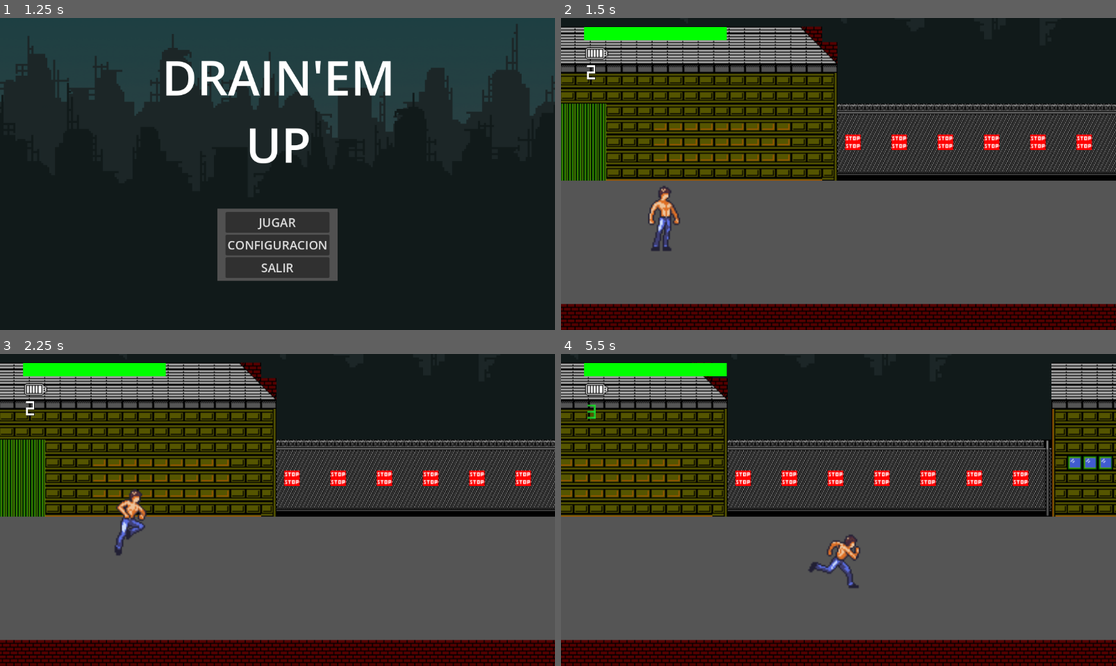
Above: before the commit, frames 1-4 (two rows, left to right).
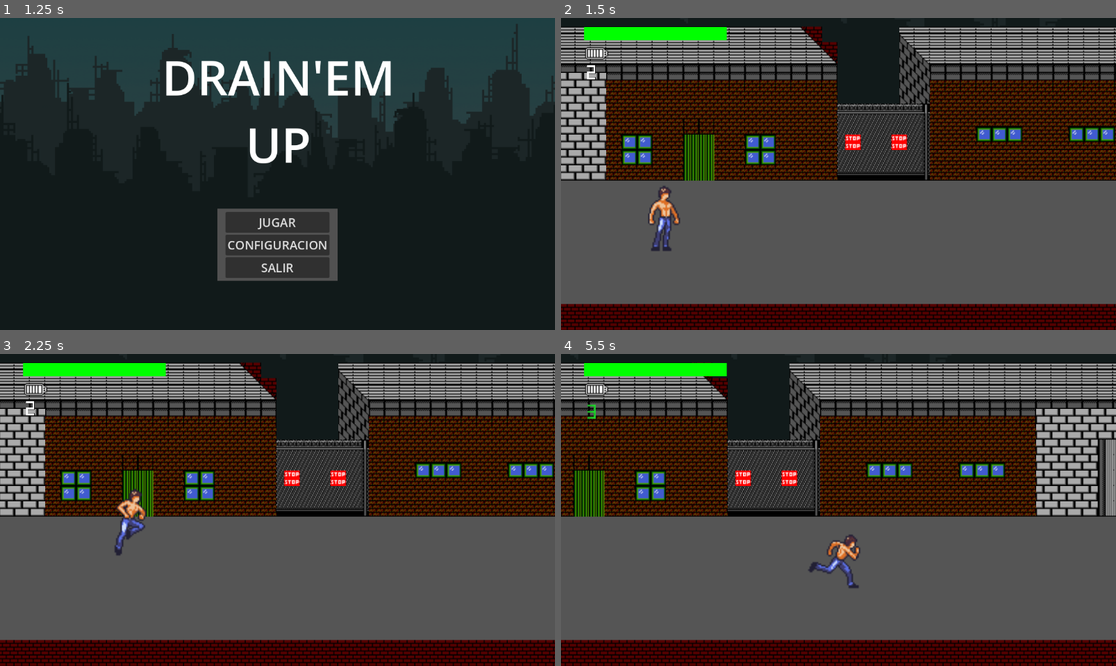
Above: after the commit, the same moments.

Repository: HingusPingus/Tp2_Beatemup_LopezCalo
Game: Godot game, scene res://scenes/como_jugar.tscn
Same seed, same stepped clock (60 frames per second), same inputs: the game is played once before the commit and once after it.
Inputs:
- Up to frame 1 (1.25 s): click "Menu" at 0.5 s
- Up to frame 2 (1.5 s): click "JUGAR" at 1.25 s
- Up to frame 3 (2.25 s): tap Enter (ui_accept) at 2 s; hold Right (ui_right) from 2.03 s (still down); tap Z (alomancy_pull) at 2.1 s
- Up to frame 4 (5.5 s): tap Enter (ui_accept) at 2.27, 3.02, 4.52, 5.27 s; tap C (alomancy_push) at 2.85 s; release Right (ui_right) at 3.53 s; hold Left (ui_left) 3.53-4.28 s; tap X (melee_attack) at 3.6 s; hold Right (ui_right) from 4.28 s (still down); tap 1 (switch_drain) at 4.35 s; tap 3 (switch_normal) at 5.1 s

Frame 1 is identical in both runs. In frame 2, 31% of the frame differs, in the area x 0-100%, y 2-53%; in frame 3, 30%; in frame 4, 32%.

Commit message:
me olvide de guardar un script

Diff:
--- a/scripts/menu.gd
+++ b/scripts/menu.gd
@@ -2,7 +2,7 @@
 
 
 func _on_jugar_pressed() -> void:
-	Global.stage="stage2"
+	Global.stage="stage1"
 
 	get_tree().change_scene_to_file("res://scenes/playground.tscn")
 
